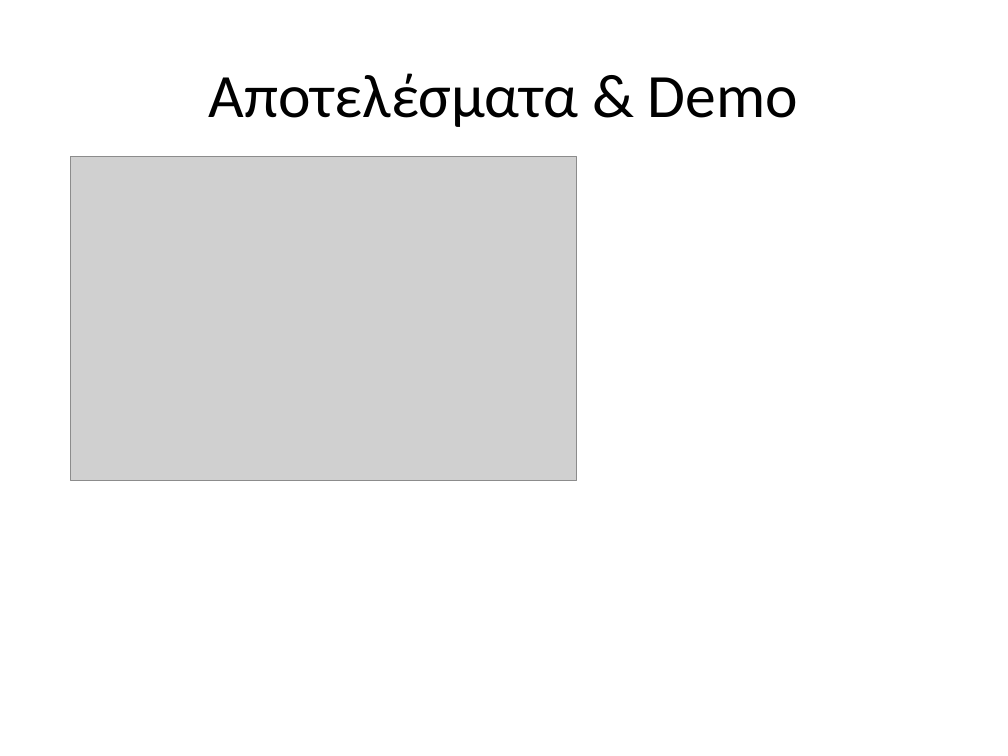
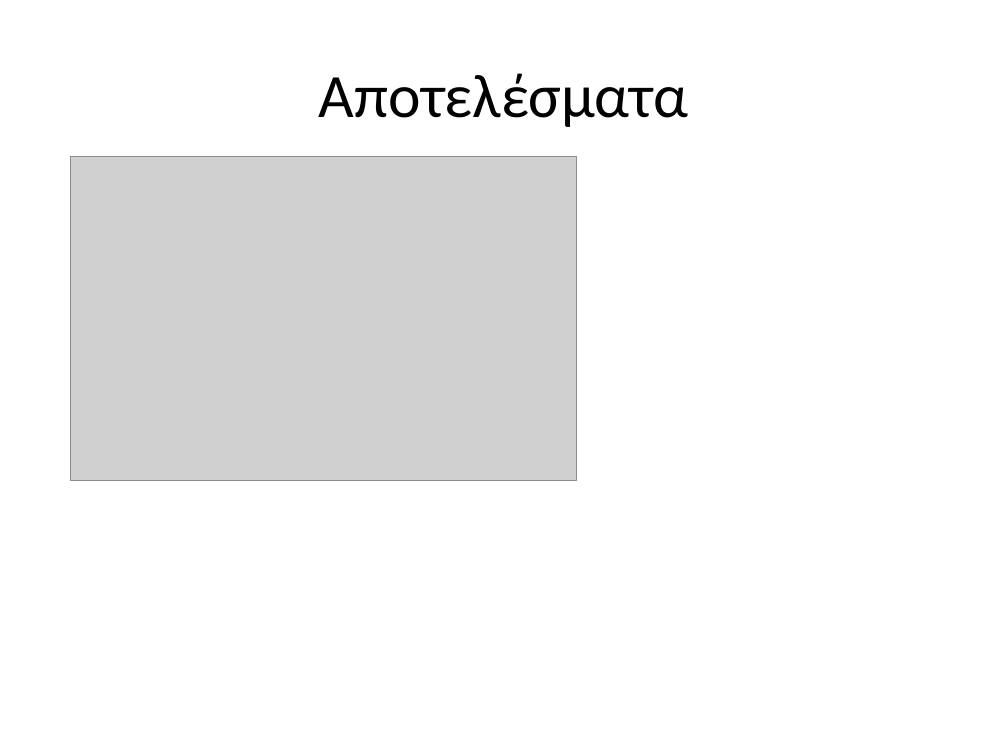
Before and after one commit to IllyFPS/Project, a slide deck: slide 8 of parousiasi.pptx. Drawn at 1008x756 pixels with LibreOffice and Linux fonts; fonts in the diff are those of the drawing; grey boxes stand for pictures. Boxes give left, top, right and bottom in pixels: in the first picture for what was removed or moved away, otherwise in the second. Text is boxed around its words. In the diff, an @@ line names an element or a change of style, - is before the commit and + after.

```diff
--- a/parousiasi.pptx
+++ b/parousiasi.pptx
@@ text at (319, 73, 688, 127): text changed @@
-Αποτελέσματα & Demo
+Αποτελέσματα
```
Also in this commit, not shown: 1 other slide changed.
